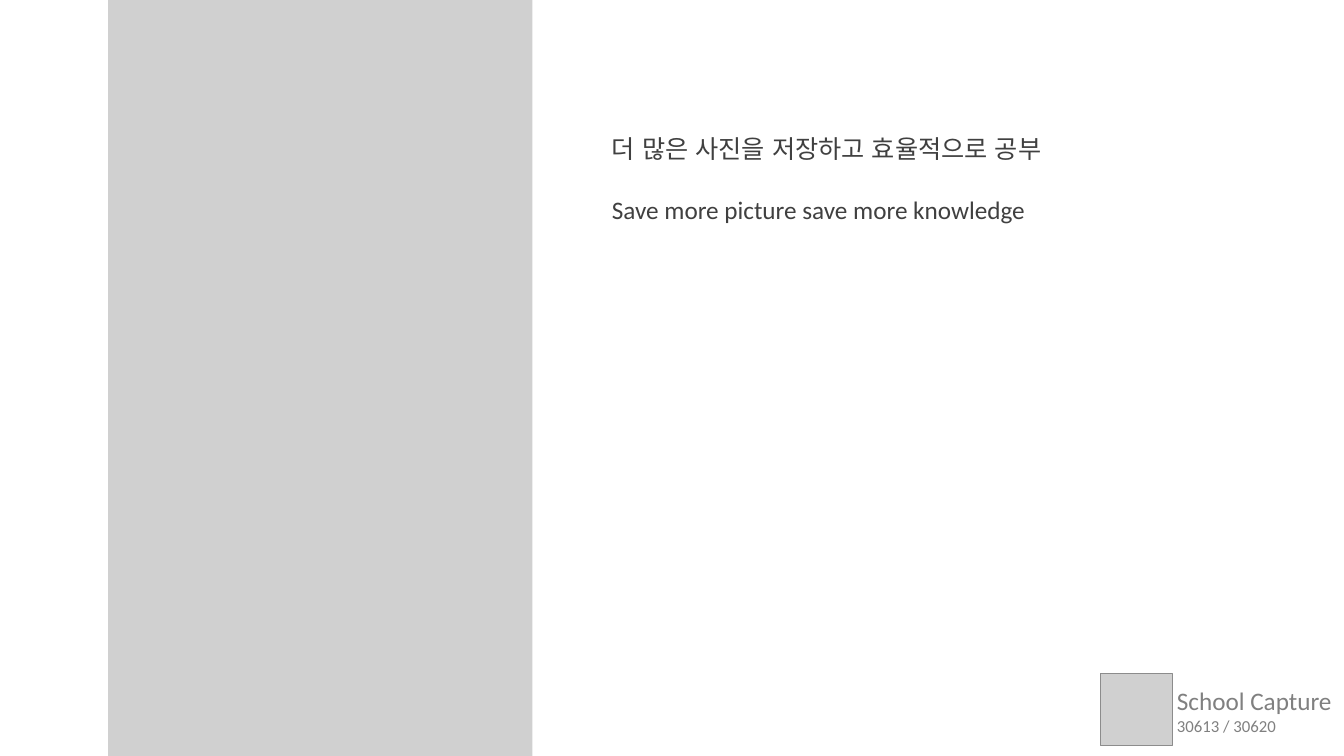
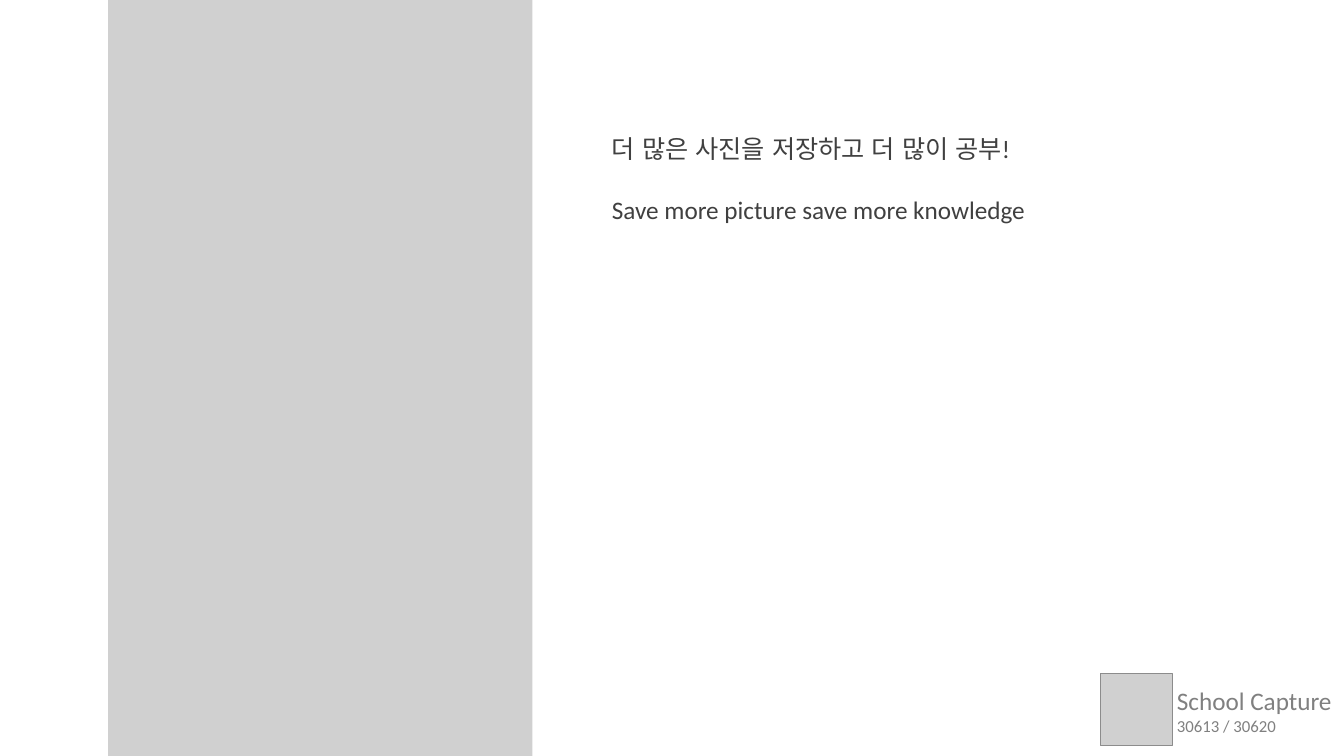
Before and after one commit to chowder985/SchoolCapture, a slide deck: slide 20 of User manual/User manual.pptx (slide 18 before the commit). Drawn at 1344x756 pixels with LibreOffice and Linux fonts; fonts in the diff are those of the drawing; grey boxes stand for pictures. Boxes give left, top, right and bottom in pixels: in the first picture for what was removed or moved away, otherwise in the second. Text is boxed around its words. In the diff, an @@ line names an element or a change of style, - is before the commit and + after.

```diff
--- a/User manual/User manual.pptx
+++ b/User manual/User manual.pptx
@@ text at bbox=[612, 137, 1011, 160]: text changed @@
-더 많은 사진을 저장하고 효율적으로 공부
+더 많은 사진을 저장하고 더 많이 공부!
```
Also in this commit, not shown: 5 other slides changed, 2 slides added.
